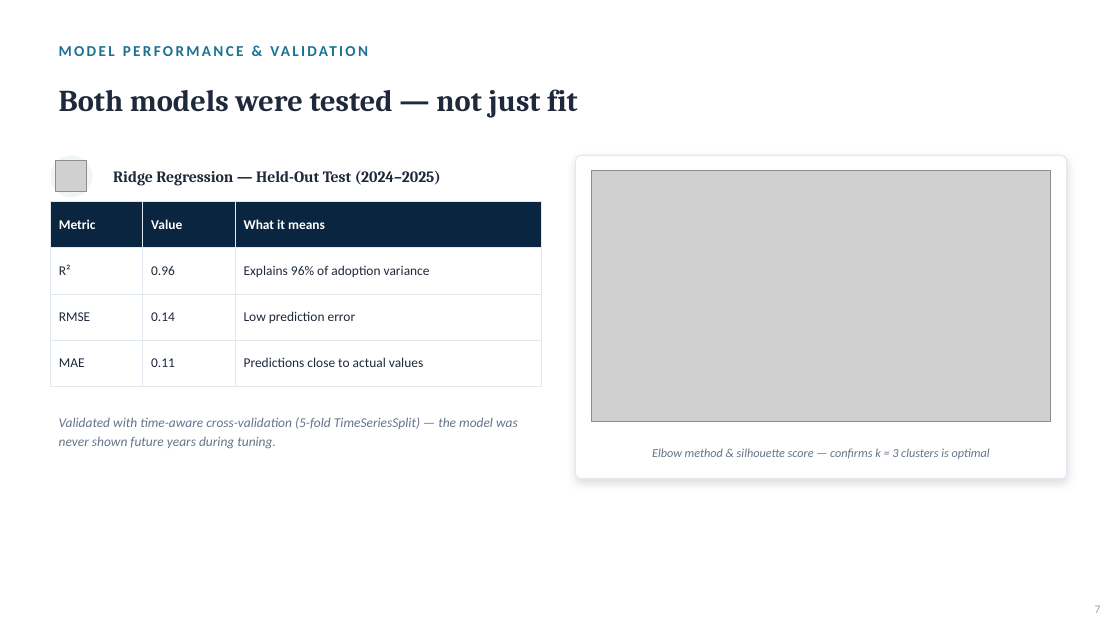
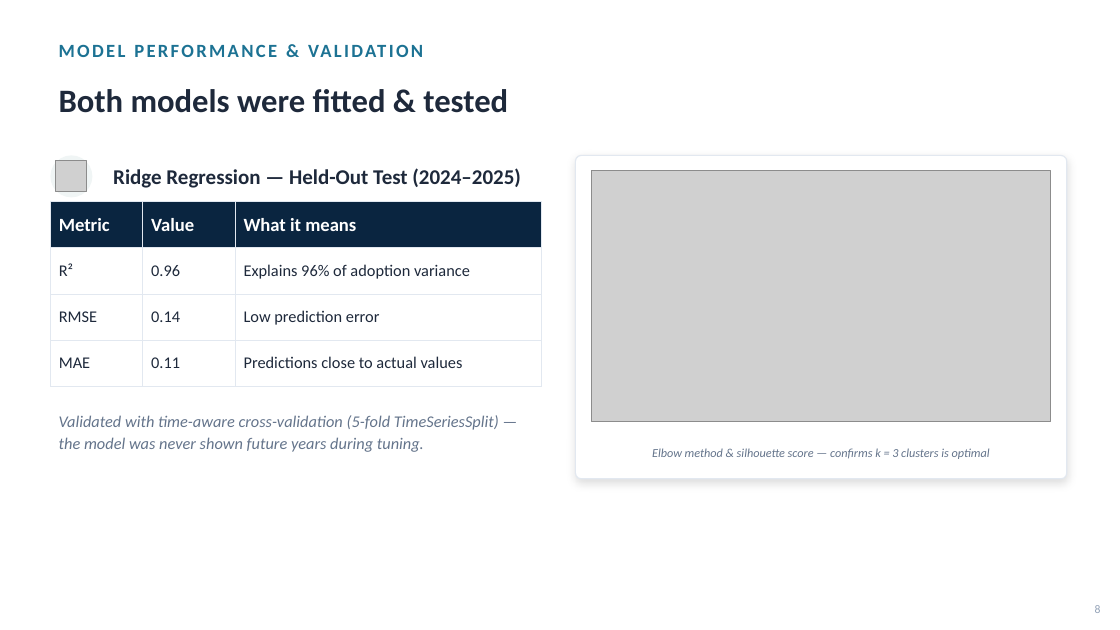
Before and after one commit to gawandesailee-lab/learndsp, a slide deck: slide 8 of Data Science Capstone 3 Project/reports/EV_Adoption_Executive_Briefing.pptx (slide 7 before the commit). Drawn at 1120x630 pixels with LibreOffice and Linux fonts; fonts in the diff are those of the drawing; grey boxes stand for pictures. Boxes give left, top, right and bottom in pixels: in the first picture for what was removed or moved away, otherwise in the second. Text is boxed around its words. In the diff, an @@ line names an element or a change of style, - is before the commit and + after.

```diff
--- a/Data Science Capstone 3 Project/reports/EV_Adoption_Executive_Briefing.pptx
+++ b/Data Science Capstone 3 Project/reports/EV_Adoption_Executive_Briefing.pptx
@@ text "MODEL PERFORMANCE & VALIDATION" at [84,437,125,449]: size 13 to 16 pt @@
@@ text at [59,89,508,113]: text changed; size 26 to 28 pt; font Cambria to Calibri @@
-Both models were tested — not just fit
+Both models were fitted & tested
@@ text "Ridge Regression — Held-Out Test ..." at [113,168,521,188]: size 13.5 to 18 pt, font Cambria to Calibri @@
@@ table at [50,202,542,386] @@
@@ size 11.5 to 16 pt in "Metric", "Value", "What it means" @@
@@ size 11.5 to 14 pt in "R²", "0.96", "Explains 96% of adoption variance", "RMSE" and 5 more places @@
@@ text "Validated with time-aware cross-validation (5-fold ..." at [59,415,499,452]: size 11.5 to 14 pt @@
@@ text at [1095,605,1101,613]: text changed @@
-7
+8
```
Also in this commit, not shown: 13 other slides changed, 2 slides added.
